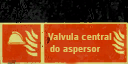
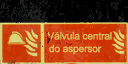
Two versions of the same layered image (128×64). Layer-by-layer changes:
added layer "Camada 5" in group "placa" over [45, 31, 51, 40]
renamed "Valvula central" to "Válvula central", painted on it over [47, 32, 112, 40]
painted on "do aspersor" over [49, 44, 102, 55]
removed layer "Camada 2" over [52, 27, 94, 64]
removed layer "decal_signfire006a" over [45, 23, 114, 64]
added layer "Camada 4" in group "placa" over [45, 23, 114, 64]
